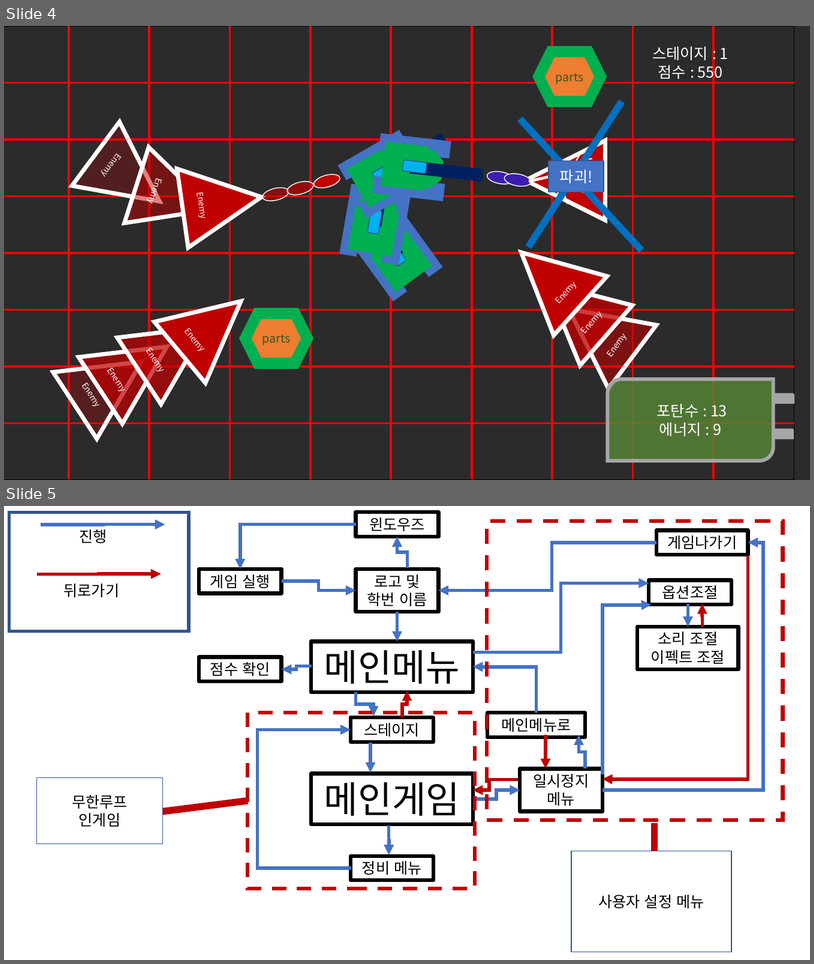
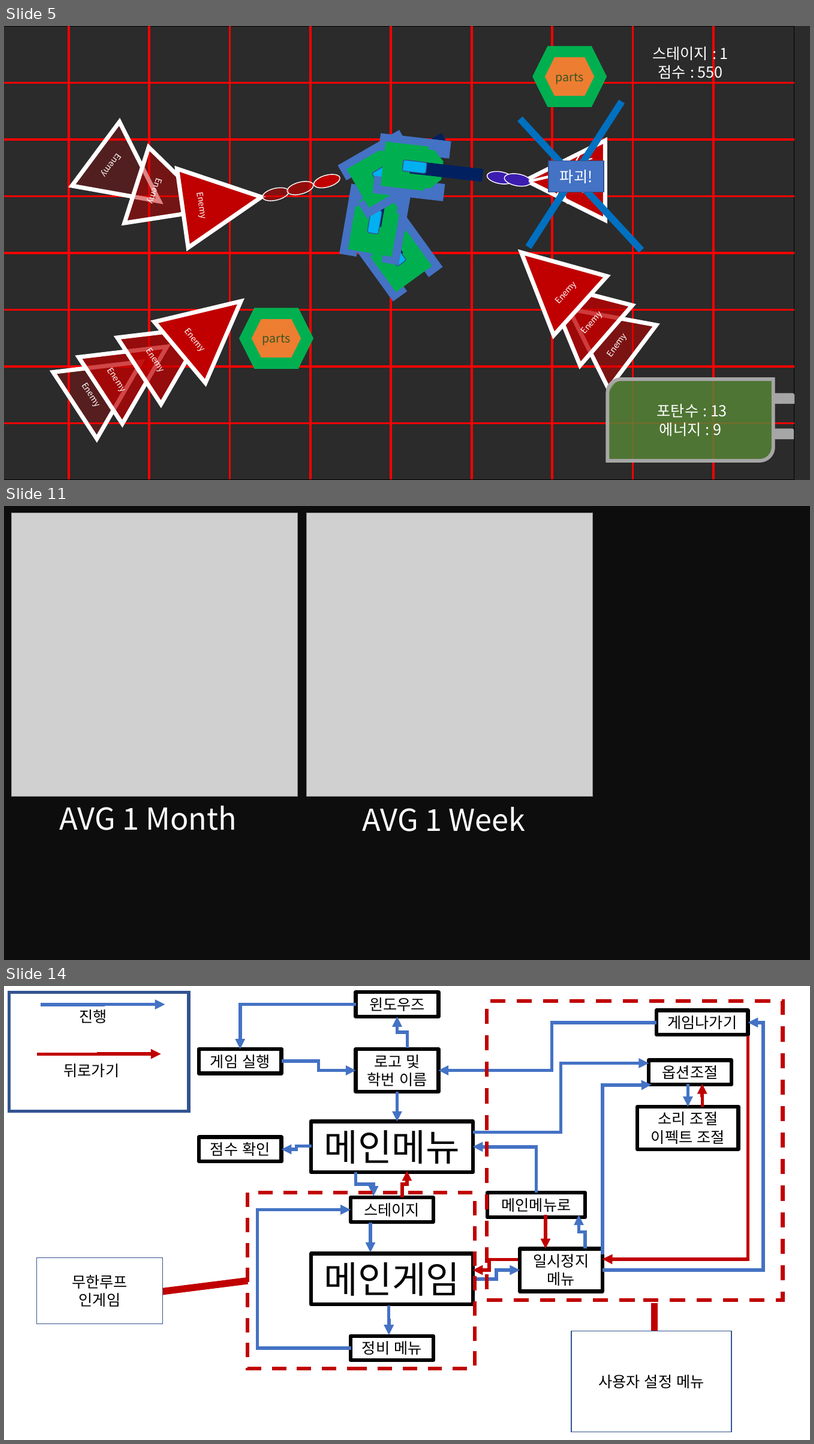
Before and after one commit to andy2276/kim, a slide deck: 2Dproject/20180925_2DprojectPPT_ver6_ppt.pptx. Shown one above the other, each under a label of ours: slides 4 and 5 before the commit, slides 5, 11 and 14 after it; the slides between them are not shown. The pictures are 814x964 and 814x1444 pixels, drawn with LibreOffice and Linux fonts; fonts in the diff are those of the drawing; grey boxes stand for pictures; background and template pictures are left out; a plain dark background stands for a picture behind light text. Boxes give left, top, right and bottom in pixels: in the first picture for what was removed or moved away, otherwise in the second. Text is boxed around its words. In the diff, an @@ line names an element or a change of style, - is before the commit and + after.

```diff
--- a/2Dproject/20180925_2DprojectPPT_ver6_ppt.pptx
+++ b/2Dproject/20180925_2DprojectPPT_ver6_ppt.pptx
@@ slide 11 added at box(4, 506, 810, 960), background #FFFFFF @@
@@ rectangle added at box(4, 506, 810, 960), fill #0D0D0D, outline #0D0D0D 1 pt @@
@@ picture added at box(11, 513, 298, 796) @@
@@ picture added at box(306, 513, 593, 796) @@
@@ text added at box(60, 805, 237, 830), 36 pt, text #FFFFFF @@
+AVG 1 Month
@@ text added at box(363, 807, 525, 831), 36 pt, text #FFFFFF @@
+AVG 1 Week
@@ what was slide 4 is now slide 5 @@
@@ what was slide 5 is now slide 14 @@
```
Also in this commit, not shown: 12 other slides added, 7 other files.
